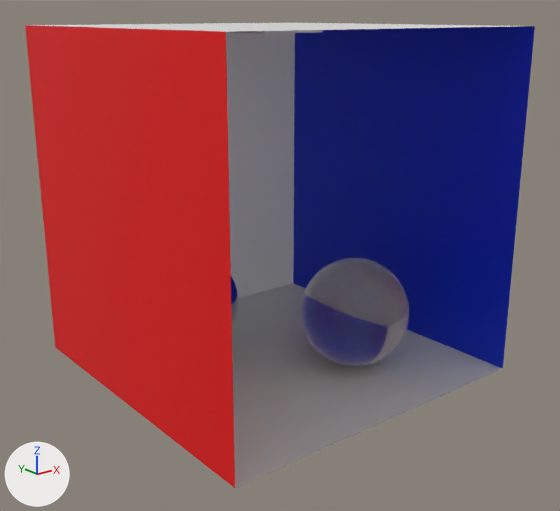
What one commit did to the glTF model cornell_box.glb.
Camera for both pictures: a 50 mm camera at (-27.56, -35.23, 10.69) aimed at (-0.2, -1.03, -2.99). The axes (+X, +Y, +Z) are drawn at lower left. The lights are the same throughout. Where no turn or scale is listed for an object, it has been applied to the vertices.

The scene before the commit, as lines of its bpy script (objects in view):
```python
mat_glass = principled_material('GLASS')
mat_glass.base_color = (0.8, 0.8, 0.8)  # white #e7e7e7
mat_glass.roughness = 0.0
mat_glass.transmission_weight = 1.0
me_cube_001 = bpy.data.meshes.new('Cube.001')
me_cube_001.from_pydata(...)  # 8 vertices, 10 faces; spans x -10.0..10.0, y -10.0..10.0, z -10.0..10.0
# faces by material slot: [6, 2, 2]
me_cube_001.materials.append(mat_white)  # white #e7e7e7
me_cube_001.materials.append(mat_red)  # red #e70002
me_cube_001.materials.append(mat_blue)  # blue #0030e7
me_sphere_002 = bpy.data.meshes.new('Sphere.002')
me_sphere_002.from_pydata(...)  # a UV sphere (32 segments, 16 rings, poles along z) spanning x -3.3..3.3, y -3.3..3.3, z -3.3..3.3
me_sphere_002.materials.append(mat_glass)  # white #e7e7e7
ob_cube = bpy.data.objects.new('Cube', me_cube_001)
ob_cube.location = (0.0, 0.0, 0.0)
ob_sphere_001 = bpy.data.objects.new('Sphere.001', me_sphere_002)
ob_sphere_001.location = (3.54, -3.61, -6.66)
```
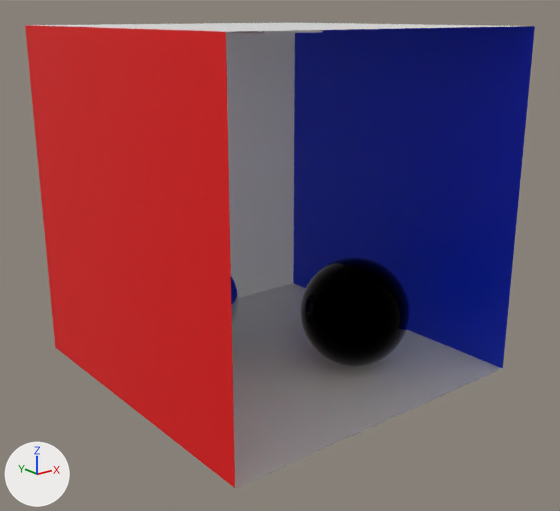
Boxes (x1, y1, x2, y2) around the edits, measured in the pictures (560 x 511 px):
```json
{"object": "Sphere.001", "change": "recoloured, surface changed", "before": [300, 258, 409, 366], "after": [300, 258, 409, 366]}
```

Scene script edits in JSON lines:
```json
{"op": "set", "path": "mat_glass.base_color", "old": "(0.8, 0.8, 0.8)", "new": "(0.0, 0.0, 0.0)", "note": "white #e7e7e7 -> black #000000"}
{"op": "set", "path": "mat_glass.metallic", "old": "0.0", "new": "1.0"}
```
